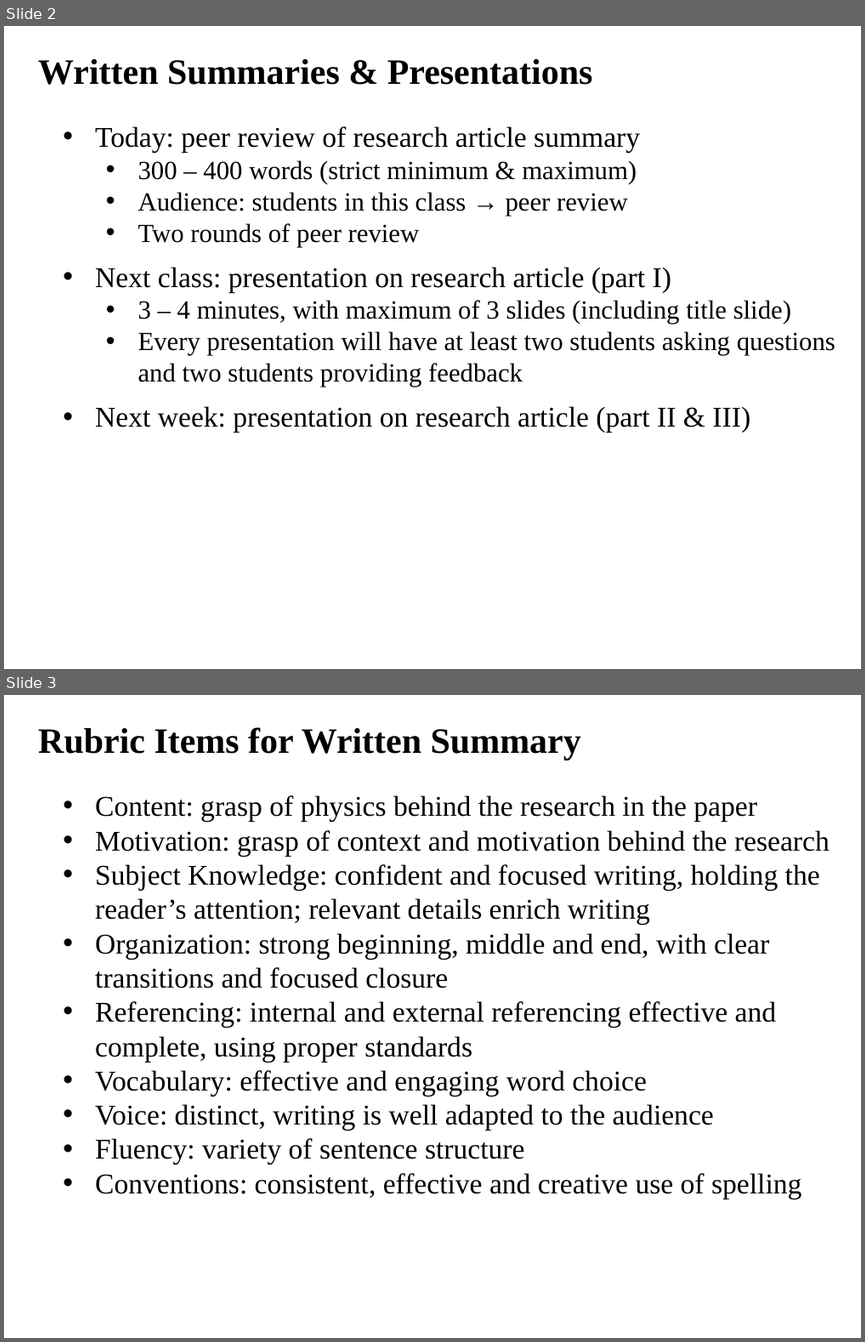
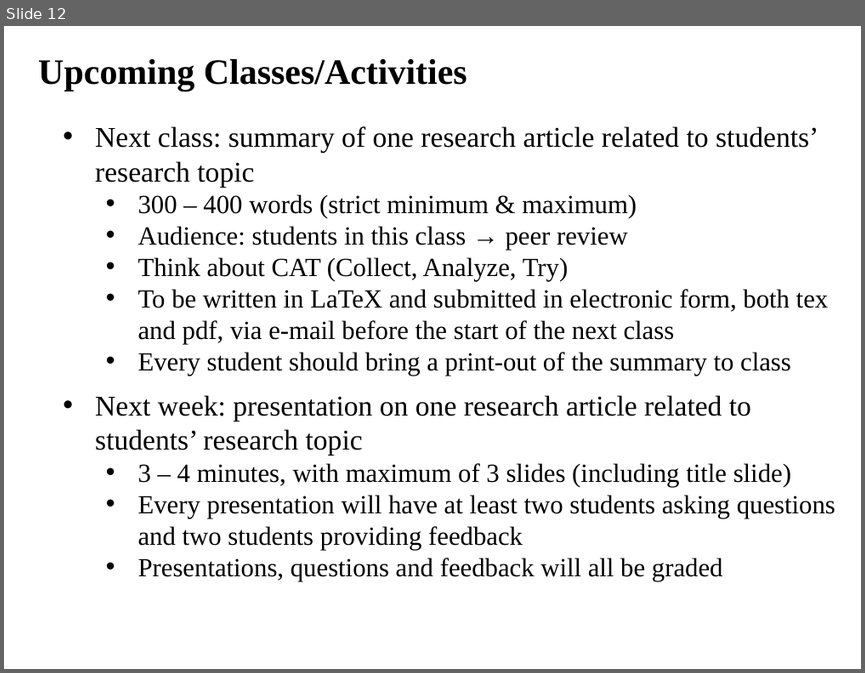
Before and after one commit to ajvanderhorst/PhysicsCapstoneGW, a slide deck: Slides/Class14.pptx. Shown one above the other, each under a label of ours: slides 2 and 3 before the commit, slide 12 after it. The pictures are 865x1342 and 865x673 pixels, drawn with LibreOffice and Linux fonts; fonts in the diff are those of the drawing. Boxes give left, top, right and bottom in pixels: in the first picture for what was removed or moved away, otherwise in the second. Text is boxed around its words. In the diff, an @@ line names an element or a change of style, - is before the commit and + after.

```diff
--- a/Slides/Class14.pptx
+++ b/Slides/Class14.pptx
@@ slide 3 removed at [4, 695, 861, 1338], background #FFFFFF @@
@@ text removed at [38, 727, 581, 760] @@
-Rubric Items for Written Summary
@@ text removed at [95, 795, 829, 1198] @@
-• Content: grasp of physics behind the research in the paper
-• Motivation: grasp of context and motivation behind the research
-• Subject Knowledge: confident and focused writing, holding the reader’s attention; relevant details enrich writing
-• Organization: strong beginning, middle and end, with clear transitions and focused closure
-• Referencing: internal and external referencing effective and complete, using proper standards
-• Vocabulary: effective and engaging word choice
-• Voice: distinct, writing is well adapted to the audience
-• Fluency: variety of sentence structure
-• Conventions: consistent, effective and creative use of spelling
@@ what was slide 2 is now slide 12 @@
@@ slide 12 changed as well @@
@@ text at [38, 59, 467, 91]: text changed @@
-Written Summaries & Presentations
+Upcoming Classes/Activities
@@ text at [95, 126, 818, 187]: text changed @@
-• Today: peer review of research article summary
+• Next class: summary of one research article related to students’ research topic
@@ text at [95, 257, 828, 455]: text changed; size 24 to 22 pt @@
-  • Two rounds of peer review
-• Next class: presentation on research article (part I)
+  • Think about CAT (Collect, Analyze, Try)
+  • To be written in LaTeX and submitted in electronic form, both tex and pdf, via e-mail before the start of the next class
+  • Every student should bring a print-out of the summary to class
+• Next week: presentation on one research article related to students’ research topic
@@ text at [138, 557, 723, 581]: text changed; size 24 to 22 pt @@
-• Next week: presentation on research article (part II & III)
+  • Presentations, questions and feedback will all be graded
```
Also in this commit, not shown: 1 other slide changed, 10 slides added, 1 other slide removed, 17 other files.
